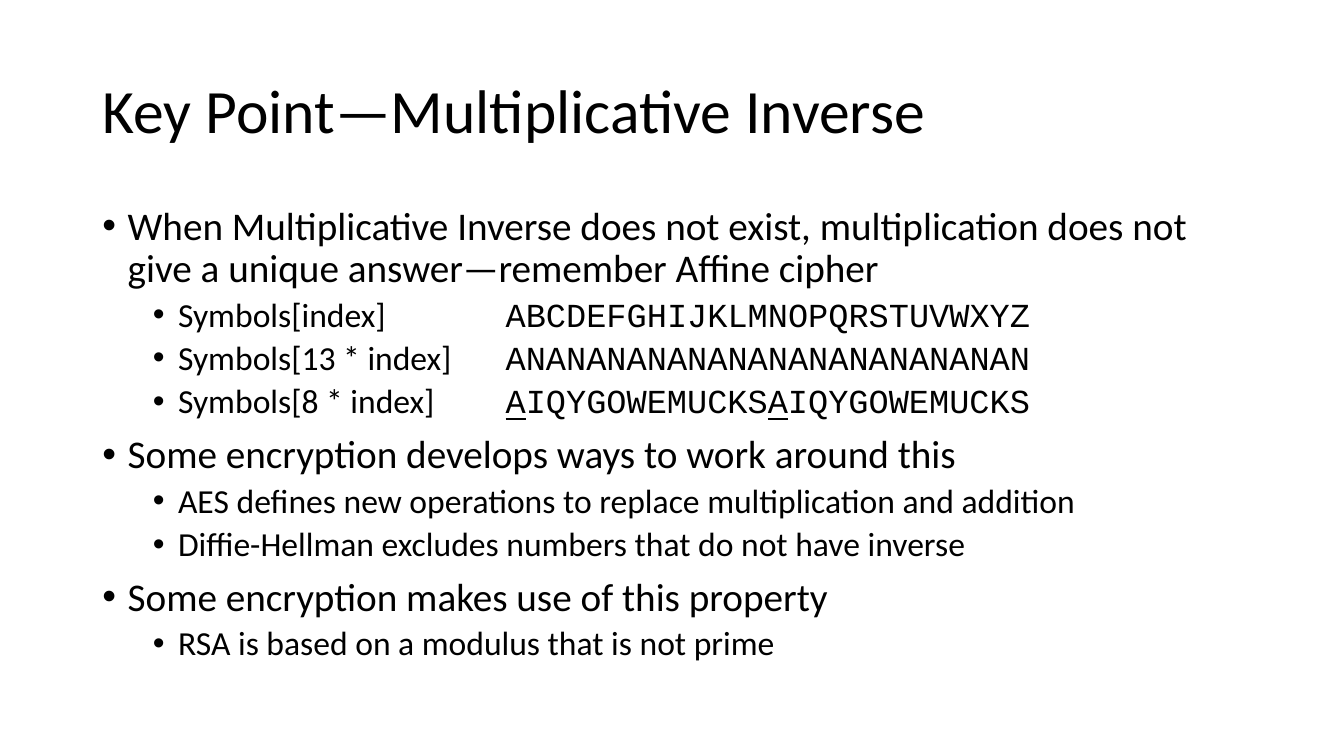
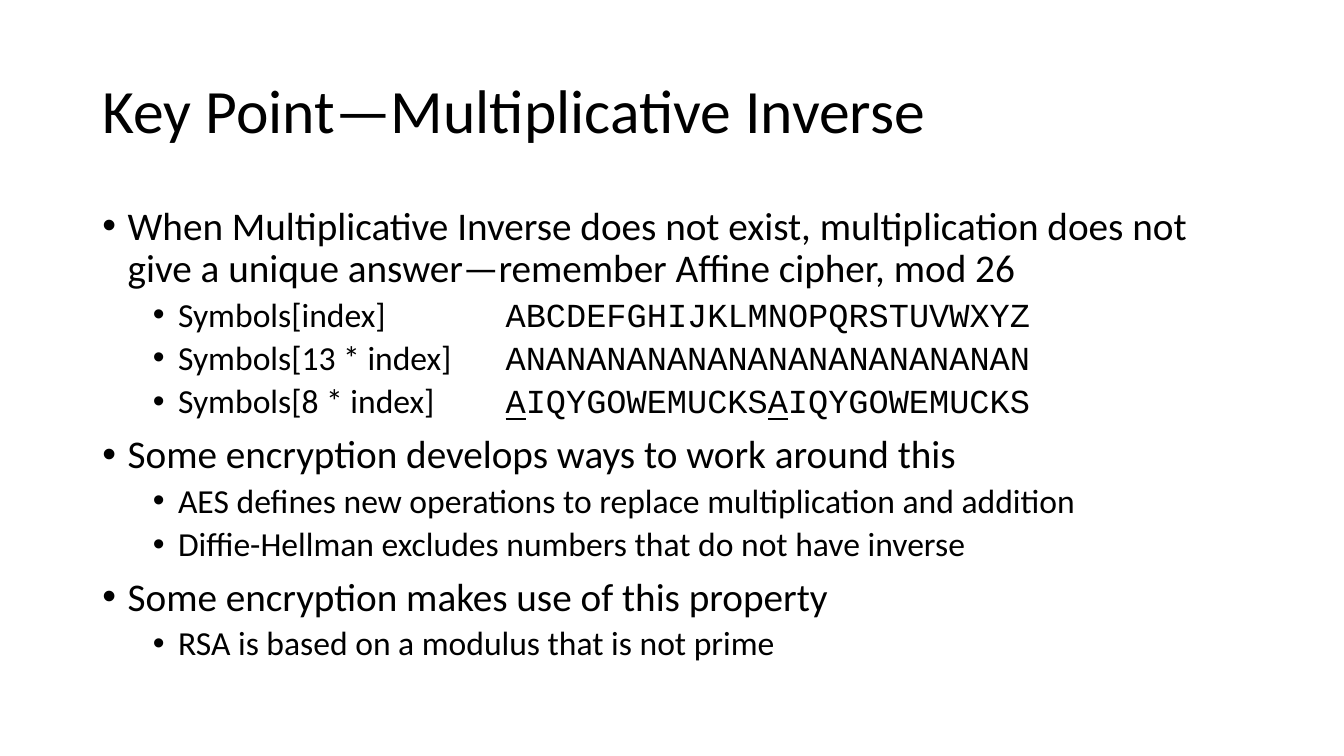
Before and after one commit to john-r2/CyberSec-Modules, a slide deck: slide 9 of 5.Crypto/Cryptology2-Classic-Modular-Arith.pptx. Drawn at 1344x756 pixels with LibreOffice and Linux fonts; fonts in the diff are those of the drawing. Boxes give left, top, right and bottom in pixels: in the first picture for what was removed or moved away, otherwise in the second. Text is boxed around its words. In the diff, an @@ line names an element or a change of style, - is before the commit and + after.

```diff
--- a/5.Crypto/Cryptology2-Classic-Modular-Arith.pptx
+++ b/5.Crypto/Cryptology2-Classic-Modular-Arith.pptx
@@ text at [128, 212, 1186, 289]: text changed @@
-• When Multiplicative Inverse does not exist, multiplication does not give a unique answer—remember Affine cipher
+• When Multiplicative Inverse does not exist, multiplication does not give a unique answer—remember Affine cipher, mod 26
```
Also in this commit, not shown: 4 other slides changed, 32 other files.
